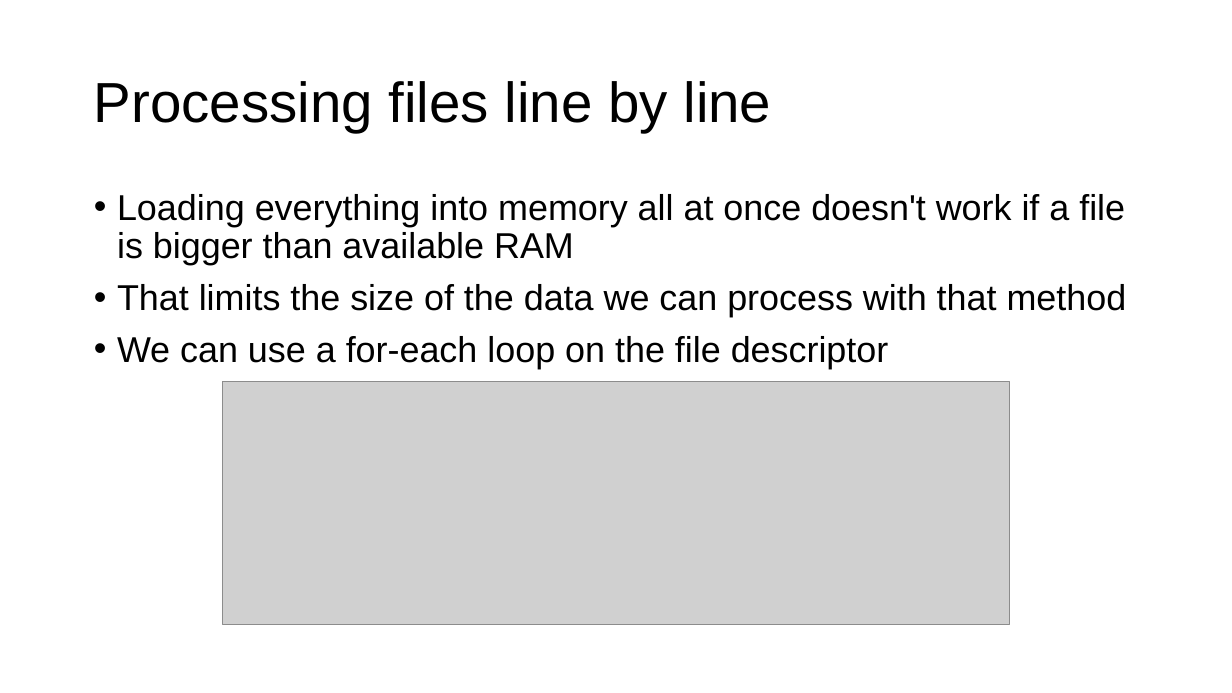
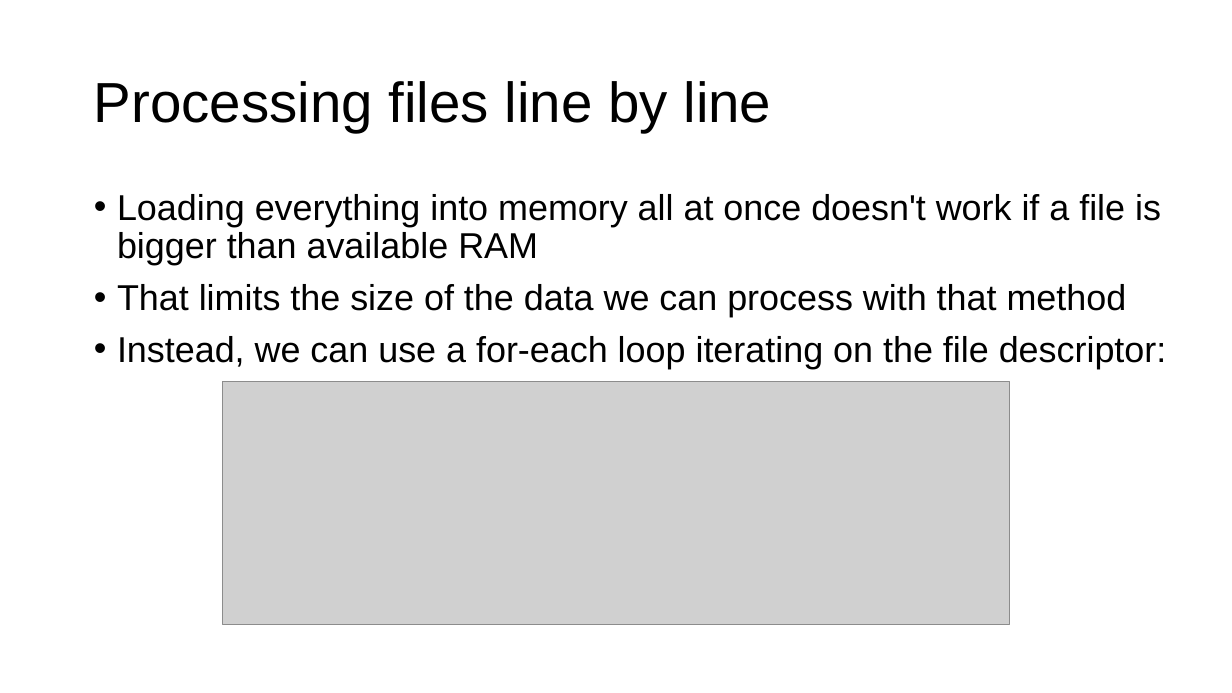
Before and after one commit to parrt/msds501, a slide deck: slide 9 of slides/files.pptx. Drawn at 1232x693 pixels with LibreOffice and Linux fonts; fonts in the diff are those of the drawing; grey boxes stand for pictures; background and template pictures are left out. Boxes give left, top, right and bottom in pixels: in the first picture for what was removed or moved away, otherwise in the second. Text is boxed around its words. In the diff, an @@ line names an element or a change of style, - is before the commit and + after.

```diff
--- a/slides/files.pptx
+++ b/slides/files.pptx
@@ text at bbox=[117, 336, 1167, 369]: text changed @@
-• We can use a for-each loop on the file descriptor
+• Instead, we can use a for-each loop iterating on the file descriptor:
```
Also in this commit, not shown: 4 other slides changed.
